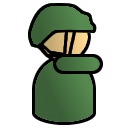
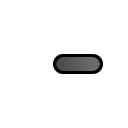
Before/after of a 128 x 128 layered artwork. What changed in the layer stack:
painted on "Layer #3" over [56, 57, 100, 71]
hid "Layer #2", painted on it over [28, 3, 97, 64]
hid "Layer" over [37, 10, 91, 64]
hid "Pasted Layer #1", painted on it over [35, 58, 93, 122]
hid "Layer #1" over [32, 55, 96, 125]
